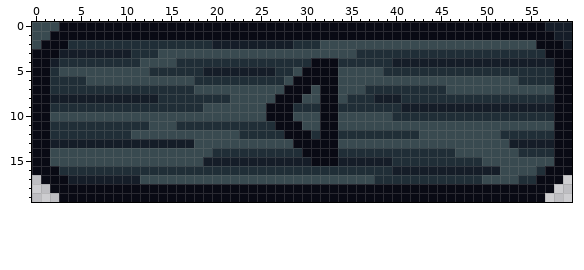
Pixel-art sprite -- src/assets/resources/prev-btn-disabled.png. Above, as it was before the edit.
The file is 60x20 pixels.
After the commit:
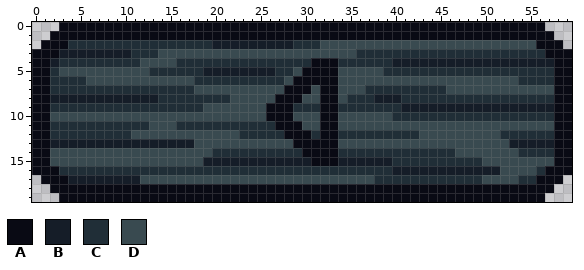
Palette (. is transparent): A #090a14  B #151d28  C #202e37  D #394a50
Changes in this commit:
y 0: x 0..2 DDD -> ...; x 57..59 BBB -> ...
y 1: x 0..1 DD -> ..; x 58..59 BB -> ..
y 2: x 0 D -> .; x 59 B -> .
Changed places in both pictures, as pixel boxes (x1, y1, x2, y2):
erased: (32, 22, 59, 49)
erased: (545, 22, 572, 49)
